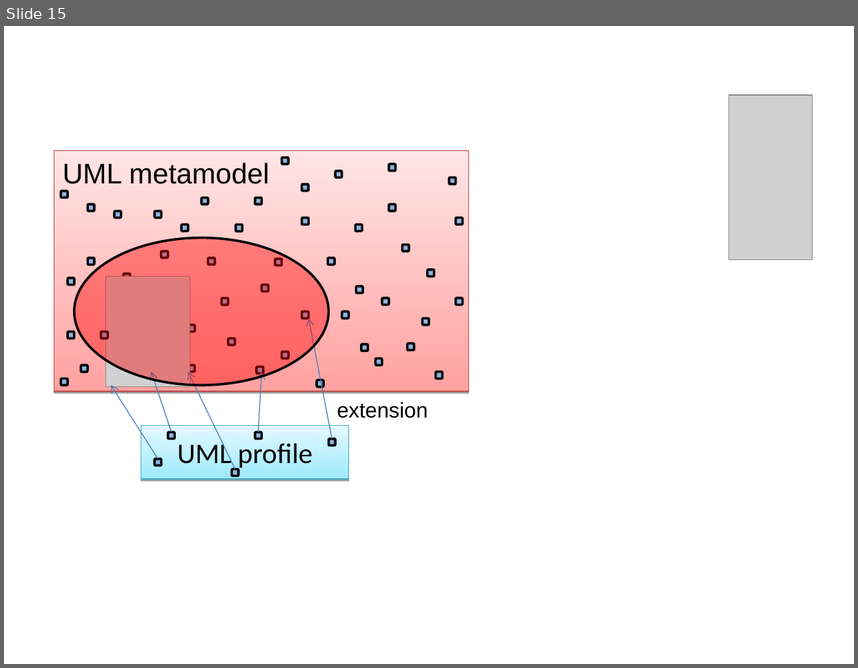
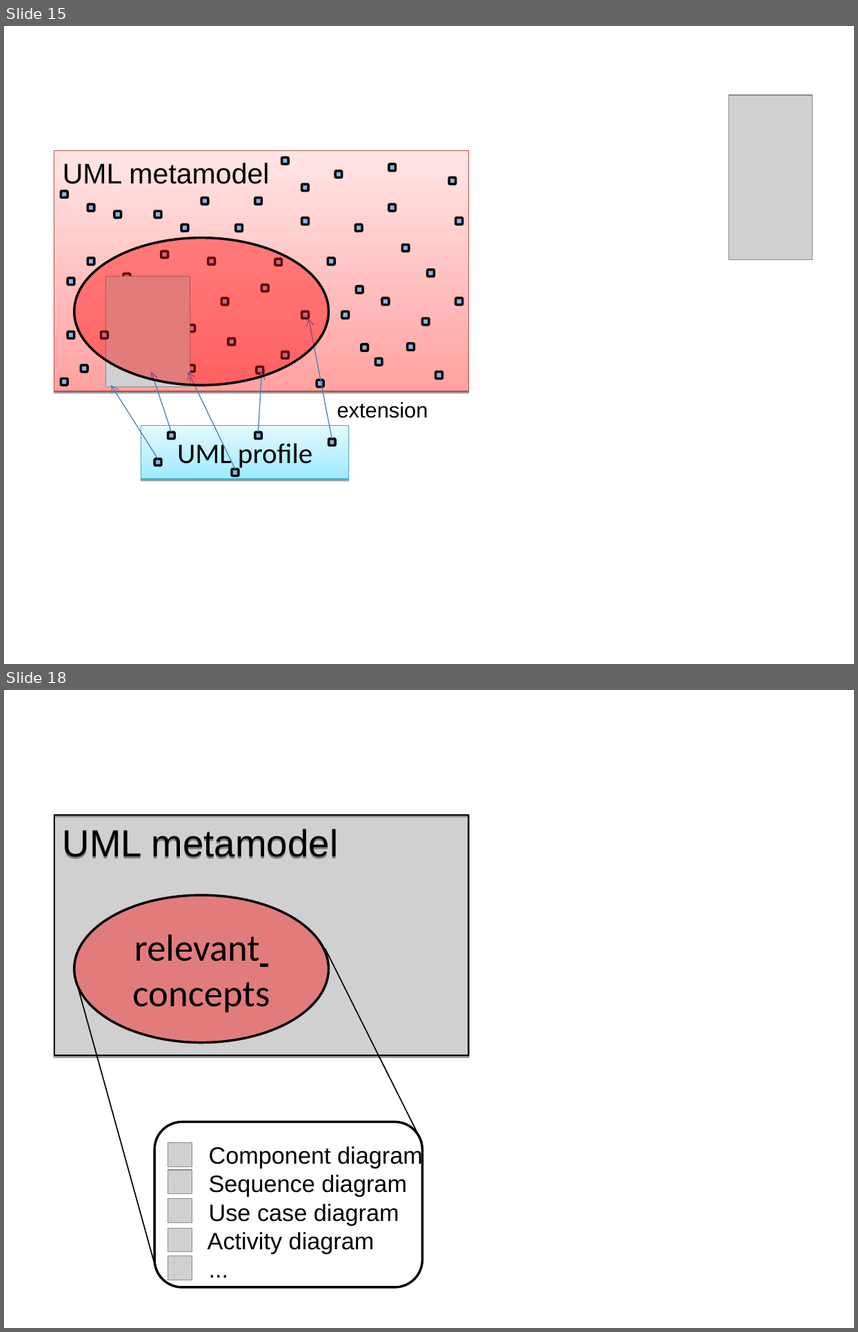
Before and after one commit to iivanoo/umlbridgepaper, a slide deck: UMLBridge/figures/3.0.ppt. Shown one above the other, each under a label of ours: slide 15 before the commit, slides 15 and 18 after it; the slides between them are not shown. The pictures are 858x668 and 858x1332 pixels, drawn with LibreOffice and Linux fonts; fonts in the diff are those of the drawing; grey boxes stand for pictures. Boxes give left, top, right and bottom in pixels: in the first picture for what was removed or moved away, otherwise in the second. Text is boxed around its words. In the diff, an @@ line names an element or a change of style, - is before the commit and + after.

```diff
--- a/UMLBridge/figures/3.0.ppt
+++ b/UMLBridge/figures/3.0.ppt
@@ slide 18 added at bbox=[4, 690, 854, 1328], background #FFFFFF @@
@@ rounded rectangle added at bbox=[54, 815, 469, 1056], outline #000000 1.25 pt, 32 pt, text #000000 @@
+UML metamodel
@@ picture added at bbox=[55, 815, 470, 1056] @@
@@ ellipse added at bbox=[74, 895, 329, 1042], fill #FF0000 at 40% opacity, outline #000000 2.01 pt, 32 pt, text #000000 @@
+relevant concepts
@@ line added from (326, 949) to (422, 1142), #000000 0.99 pt @@
@@ line added from (75, 978) to (154, 1263), #000000 0.99 pt @@
@@ rounded rectangle added at bbox=[154, 1122, 422, 1287], outline #000000 2.01 pt @@
@@ picture added at bbox=[168, 1142, 192, 1166] @@
@@ text added at bbox=[208, 1145, 423, 1253], 20 pt, text #000000 @@
+• Component diagram
+• Sequence diagram
+• Use case diagram
+• Activity diagram
+• ...
@@ picture added at bbox=[168, 1170, 192, 1193] @@
@@ picture added at bbox=[168, 1199, 192, 1222] @@
@@ picture added at bbox=[168, 1228, 192, 1251] @@
@@ picture added at bbox=[168, 1255, 192, 1279] @@
```
Also in this commit, not shown: 1 slide changed, 1 other slide added, 2 slides removed, 4 other files.
